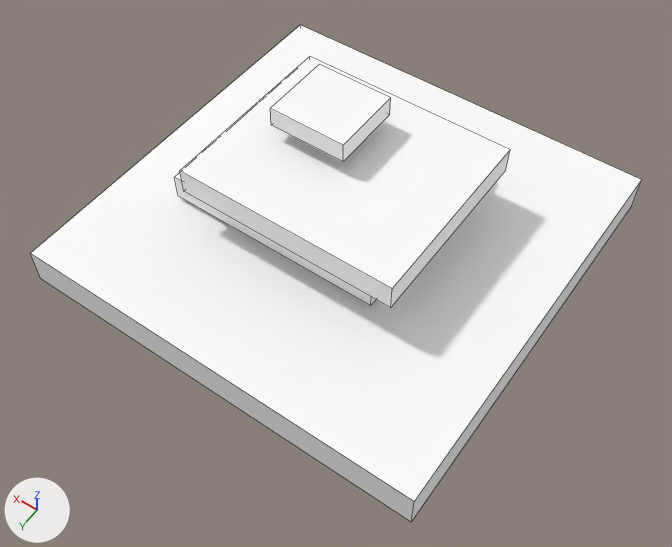
The OBJ model src/main/resources/assets/myvillage/models/equipment/forging/bench_chestplate_0.obj as it was, and as the next commit left it.
Both versions are drawn from a 50 mm lens placed at (-0.065, 0.318, 1.184), pointed at (0.453, -0.407, 0.044). The lights are fixed; the arrows at lower left show +X, +Y and +Z. The older version comes first. Mesh edges are drawn as thin lines. Where no turn or scale is listed for an object, it has been applied to the vertices. Vertices at exactly the same position are counted once.

Objects in the first picture: 'bench_chestplate_0'.
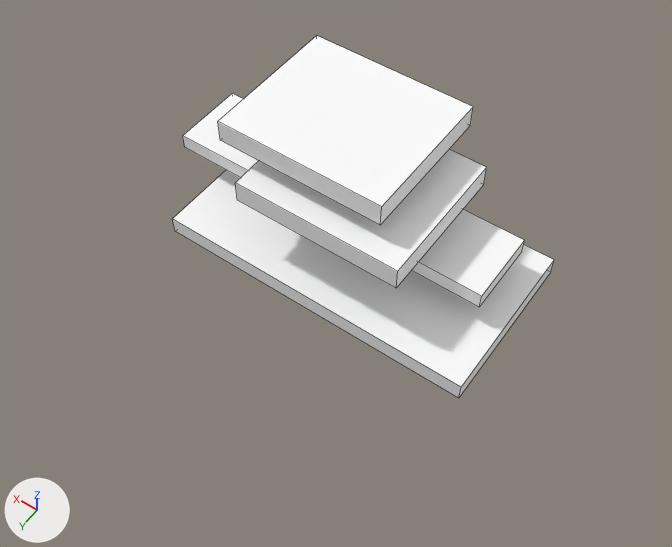
Changed parts and their boxes [x1, y1, x2, y2] in the pictures (672 x 547 px; the box of a moved part takes in the faces that stretch with it):
'bench_chestplate_0', reshaped (38% narrower, 27% shorter): before [30, 25, 641, 521]; after [173, 36, 554, 398]
part 1 of me_bench_chestplate_0, moved or reshaped: before [30, 25, 641, 521]; after [173, 170, 554, 398]
part 2 of me_bench_chestplate_0, moved or reshaped: before [175, 173, 376, 305]; after [183, 94, 525, 307]
part 3 of me_bench_chestplate_0, moved or reshaped: before [180, 57, 510, 308]; after [235, 150, 487, 288]
part 4 of me_bench_chestplate_0, moved or reshaped: before [270, 65, 391, 162]; after [218, 36, 473, 225]

The edits, one by one:
me_bench_chestplate_0 is used by ob_bench_chestplate_0; location (0.0, 0.0, 0.0).
me_bench_chestplate_0 had 32 vertices, 24 faces and spanned x 0.147..0.853, y -0.849..-0.151, z 0.0..0.25.
me_bench_chestplate_0 now has 32 vertices, 24 faces and spans x 0.193..0.807, y -0.648..-0.352, z 0.0..0.25.
me_bench_chestplate_0 part 1: the loose piece of 8 vertices spanning x 0.147..0.853, y -0.849..-0.151, z 0.0..0.064 is scaled about its middle by (0.78, 0.412, 0.491), then moved by (-0.031, 0.005, -0.016).
me_bench_chestplate_0 part 2: the loose piece of 8 vertices spanning x 0.364..0.74, y -0.694..-0.37, z 0.072..0.116 is scaled about its middle by (1.52, 0.401, 0.624), then moved by (-0.032, 0.006, -0.01).
me_bench_chestplate_0 part 3: the loose piece of 8 vertices spanning x 0.312..0.688, y -0.662..-0.338, z 0.144..0.188 is scaled about its middle by (0.762, 0.753, 0.856), then moved by (-0.031, 0.005, -0.006).
me_bench_chestplate_0 part 4: the loose piece of 8 vertices spanning x 0.486..0.618, y -0.593..-0.471, z 0.216..0.25 is scaled about its middle by (2.17, 1.99, 1.12), then moved by (-0.032, 0.006, -0.002).
